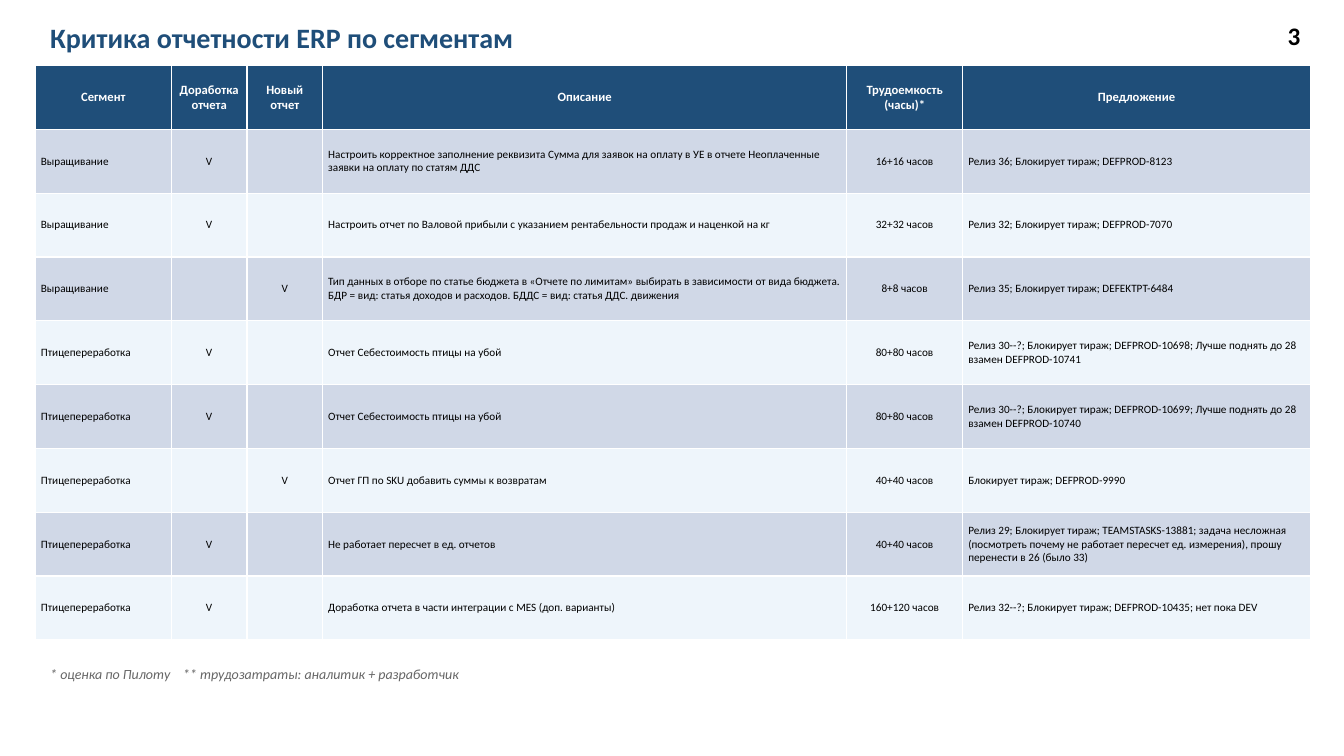
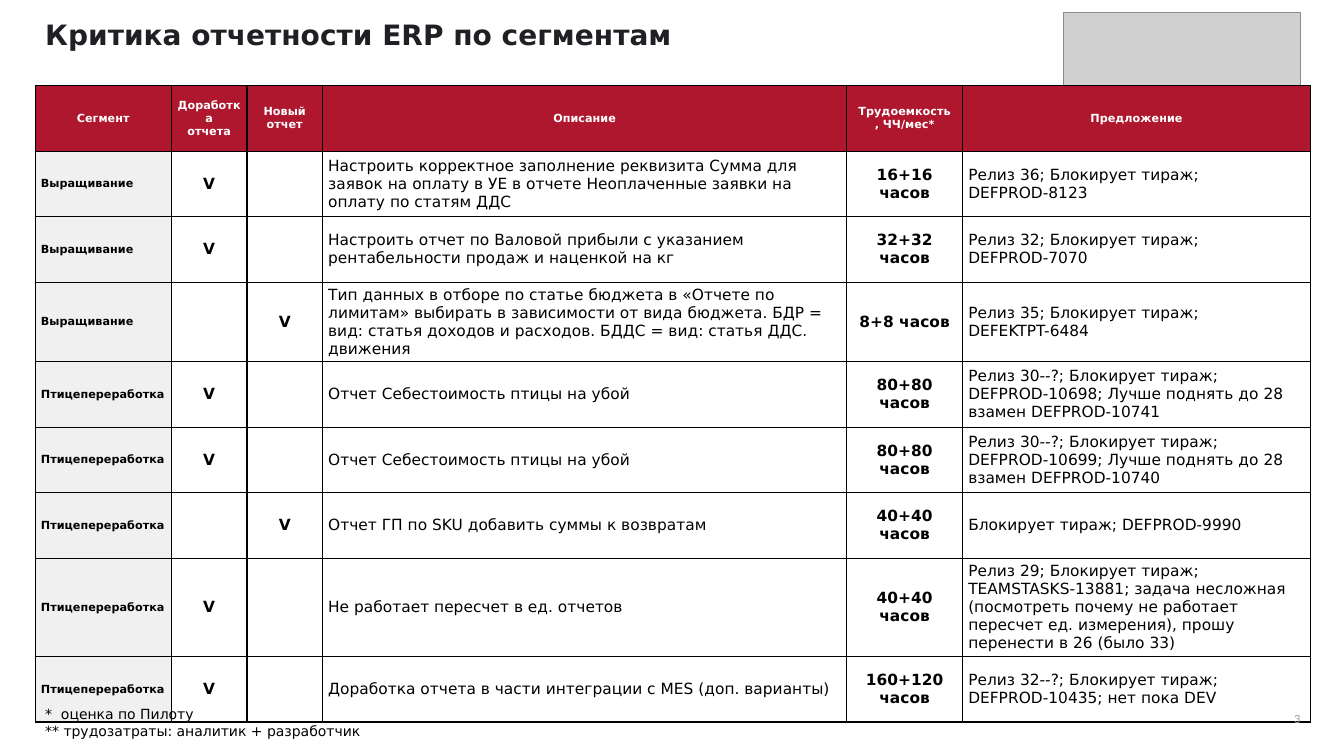
Before and after one commit to sokrat-in-me/pptx, a slide deck: slide 4 of Критика_отчетности_ERP_по_сегментам.pptx. Drawn at 1344x756 pixels with LibreOffice and Linux fonts; fonts in the diff are those of the drawing; grey boxes stand for pictures. Boxes give left, top, right and bottom in pixels: in the first picture for what was removed or moved away, otherwise in the second. Text is boxed around its words. In the diff, an @@ line names an element or a change of style, - is before the commit and + after.

```diff
--- a/Критика_отчетности_ERP_по_сегментам.pptx
+++ b/Критика_отчетности_ERP_по_сегментам.pptx
@@ text "Критика отчетности ERP по сегментам" at bbox=[45, 24, 672, 51]: font Calibri to DejaVu Sans, text colour #1F4E79 to #1E2024 @@
@@ picture added at bbox=[1064, 12, 1301, 100] @@
@@ table at bbox=[35, 86, 1311, 709] @@
-row 1, column 5: Трудоемкость / (часы)*
+row 1, column 5: Трудоемкость / , ЧЧ/мес*
@@ fill #1F4E79 to #AE172D in row 1 @@
@@ fill #D0D8E8 to #F0F0F0 in 4 cells @@
@@ fill #D0D8E8 to #FFFFFF in 20 cells @@
@@ fill #EEF5FB to #F0F0F0 in 4 cells @@
@@ fill #EEF5FB to #FFFFFF in 20 cells @@
@@ size 9 to 8 pt in "Сегмент", "Доработка", "отчета", "Новый" and 3 more places @@
@@ font Calibri to DejaVu Sans @@
@@ bold on in "Выращивание", "V", "16+16 часов", "Выращивание" and 20 more places @@
@@ size 8 to 11 pt in "V", "Настроить корректное заполнение реквизита Сумма для заявок ...", "16+16 часов", "Релиз 36; Блокирует тираж; DEFPROD-8123" and 28 more places @@
@@ borders changed @@
@@ table: place and size @@
-table at bbox=[35, 66, 1311, 640]
+table at bbox=[35, 86, 1311, 709]
@@ text "* оценка по Пилоту ** ...": place and size @@
-text "* оценка по Пилоту ** ..." at bbox=[60, 669, 458, 682]
+text "* оценка по Пилоту ** ..." at bbox=[61, 708, 360, 739]
@@ text "* оценка по Пилоту ** ..." at bbox=[61, 708, 360, 739]: font Calibri to DejaVu Sans, text colour #666666 to #000000, italic off @@
@@ text "3": place and size @@
-text "3" at bbox=[1288, 28, 1301, 45]
+text "3" at bbox=[1294, 715, 1300, 723]
@@ text "3" at bbox=[1294, 715, 1300, 723]: size 18 to 9 pt, text colour #000000 to #9AA0A6, bold off @@
```
Also in this commit, not shown: 8 other slides changed, 3 other files.
